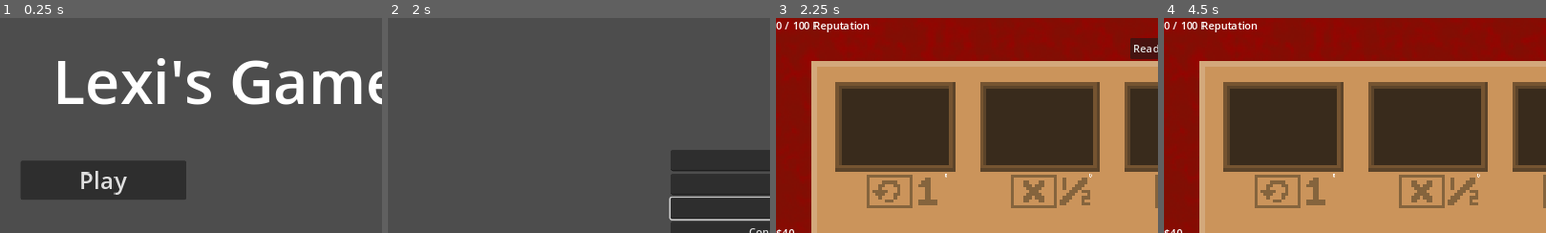
Above: before the commit, frames 1-4 (left to right).
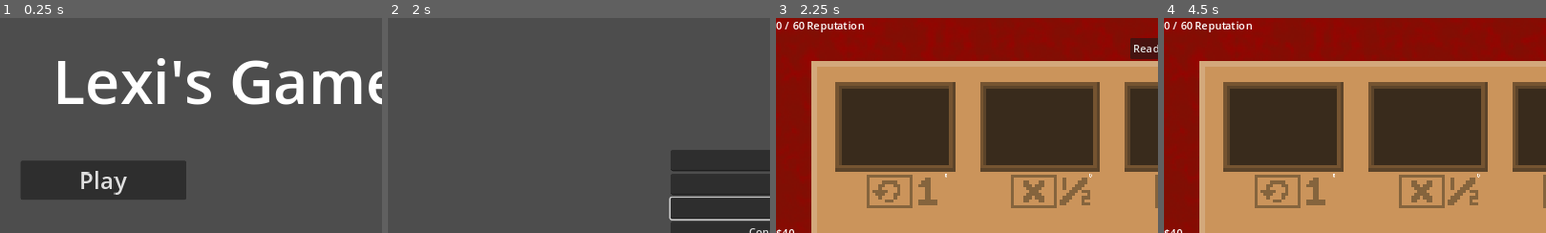
Above: after the commit, the same moments.

Repository: sowelilekusi/bordello
Game: Godot game, scene res://Scenes/main_menu.tscn
The game is run twice, just before and just after one commit, with the same random seed, the same clock (stepped at 60 frames per second) and the same inputs.
Inputs (mouse positions are % of the whole screen's width and height, from its top left):
- Up to frame 1 (0.25 s): no input
- Up to frame 2 (2 s): click "Play" at 0.5 s; click (50, 33) at 1.27 s; type "Alex" at 1.35 s; click (50, 39) at 1.5 s; type "12" at 1.58 s; click (50, 44) at 1.73 s; type "12" at 1.82 s
- Up to frame 3 (2.25 s): click "Host" at 2 s
- Up to frame 4 (4.5 s): click (11, 98) at 2.77 s; type "12" at 2.85 s; click "Hire Worker" at 3.5 s; click "Ready" at 4.25 s
The pictures show only the part of the screen within x 0-50%, y 0-50%; the shares and areas given below are measured in that part.

Frames 1-2 are identical in both runs. In frame 3, 0.4% of the frame differs, in the area x 4-25%, y 1-7%; in frame 4, 0.4%.
Error before the commit: Invalid call. Nonexistent function 'slide_to_position' in base 'Nil'. (res://Scripts/player_controller.gd:32)
Error after the commit: Invalid call. Nonexistent function 'slide_to_position' in base 'Nil'. (res://Scripts/player_controller.gd:33)

Commit message:
added basic hire functionality

Diff:
--- a/Scenes/client_card.tscn
+++ b/Scenes/client_card.tscn
@@ -225,8 +225,9 @@
 
 [node name="watch" type="TextureRect" parent="."]
 visible = false
-offset_right = 350.0
-offset_bottom = 250.0
+offset_top = -136.0
+offset_right = 350.0
+offset_bottom = 114.0
 texture = ExtResource("9_uqpfx")
 
 [node name="time1" type="TextureRect" parent="watch"]
--- a/Scenes/human_player.tscn
+++ b/Scenes/human_player.tscn
@@ -236,8 +236,9 @@
 layout_mode = 0
 offset_right = 40.0
 offset_bottom = 23.0
-text = "0 / 100 Reputation"
+text = "0 / 60 Reputation"
 
 [connection signal="pressed" from="CanvasLayer/UI/Confirm" to="." method="_on_confirm_pressed"]
 [connection signal="pressed" from="CanvasLayer/UI/HBoxContainer/LobbyReadyButton" to="." method="_on_lobby_ready_button_pressed"]
+[connection signal="pressed" from="CanvasLayer/UI/Hire" to="." method="_on_hire_pressed"]
 [connection signal="text_submitted" from="CanvasLayer/UI/VBoxContainer/LineEdit" to="." method="_on_line_edit_text_submitted"]
--- a/Scenes/player_board.tscn
+++ b/Scenes/player_board.tscn
@@ -5,13 +5,14 @@
 [ext_resource type="PackedScene" uid="uid://y2i3u6n1oowh" path="res://Scenes/deck.tscn" id="3_ypq4b"]
 [ext_resource type="PackedScene" uid="uid://baoec8cqmedf6" path="res://Scenes/worker_slot.tscn" id="4_o73ea"]
 
-[node name="PlayerBoard" type="Node2D" node_paths=PackedStringArray("poor_deck", "good_deck", "great_deck", "shift_deck", "slots")]
+[node name="PlayerBoard" type="Node2D" node_paths=PackedStringArray("poor_deck", "good_deck", "great_deck", "shift_deck", "slots", "client_view_position")]
 script = ExtResource("1_dj0oi")
 poor_deck = NodePath("PoorDeck")
 good_deck = NodePath("GoodDeck")
 great_deck = NodePath("GreatDeck")
 shift_deck = NodePath("ShiftDeck")
 slots = [NodePath("Slot1"), NodePath("Slot2"), NodePath("Slot3"), NodePath("Slot4")]
+client_view_position = NodePath("ClientViewPosition")
 
 [node name="Sprite2D" type="Sprite2D" parent="."]
 texture = ExtResource("2_rx76r")
@@ -43,3 +44,6 @@
 
 [node name="Slot4" parent="." instance=ExtResource("4_o73ea")]
 position = Vector2(785, 235)
+
+[node name="ClientViewPosition" type="Node2D" parent="."]
+position = Vector2(296, -194)
--- a/Scripts/PlayerBoard.gd
+++ b/Scripts/PlayerBoard.gd
@@ -1,15 +1,18 @@
 class_name PlayerBoard
 extends Node2D
+
+signal clients_discarded(cards: Array[NodePath])
 
 var player_info = {}
 var workers = []
 var roster = []
-signal clients_discarded(cards: Array[NodePath])
+
 @export var poor_deck: Deck
 @export var good_deck: Deck
 @export var great_deck: Deck
 @export var shift_deck: Deck
 @export var slots: Array[Workspace] = []
+@export var client_view_position: Node2D
 
 
 func add_to_roster(node_paths):
@@ -20,6 +23,14 @@
 	for x in 4:
 		if x < roster.size():
 			slots[x].add_worker(roster[x])
+
+
+func empty_slots() -> int:
+	var x = 0
+	for i in slots:
+		if i.worker == null:
+			x += 1
+	return x
 
 
 func draw_client():
--- a/Scripts/client.gd
+++ b/Scripts/client.gd
@@ -39,10 +39,6 @@
 	for x in time_button_sprites.size():
 		if time_slots[x] == true:
 			time_button_sprites[x].visible = true
-	$front/Slice1.visible = false
-	$front/Slice2.visible = false
-	$front/Slice3.visible = false
-	$front/Slice4.visible = false
 	if time_slots[0] == true:
 		$front/Slice1.visible = true
 	if time_slots[1] == true:
@@ -58,7 +54,7 @@
 			continue
 		icon_list[x - 1].set_service(services[x])
 		icon_list[x - 1].visible = true
-	good_threshold = 10 - (5 - services.size())
+	good_threshold = 10 - (6 - services.size())
 	medium_threshold = 4
 	if time_slots[3] == false:
 		good_threshold -= 1
--- a/Scripts/game.gd
+++ b/Scripts/game.gd
@@ -35,6 +35,7 @@
 var _player_scene = preload("res://Scenes/player_board.tscn")
 var _human_scene = preload("res://Scenes/human_player.tscn")
 var _bot_scene = preload("res://Scenes/bot_player.tscn")
+
 
 func _ready() -> void:
 	_load_workers()
@@ -107,6 +108,7 @@
 			controller.chat_message_submitted.connect(message)
 			controller.workers_discarded.connect(discard_workers)
 			controller.workers_kept.connect(board.add_to_roster)
+			controller.hire_pressed.connect(hire)
 			var player_info = {}
 			player_info["id"] = id
 			player_info["username"] = username
@@ -214,7 +216,6 @@
 			player.rpc("update_ready_label", readied_players.size(), players.size())
 		for player in players:
 			rpc("draft_clients", player.player_info["username"])
-			#await clients_drafted
 		rpc("start_turn")
 
 
@@ -242,6 +243,11 @@
 	shuffle_sync_recieved.emit()
 
 
+func hire(player):
+	if is_multiplayer_authority():
+		rpc("draft_workers", player, 4, 1)
+
+
 @rpc("call_local", "reliable")
 func draft_workers(player, draw_amount, pick_amount):
 	var cards = []
@@ -266,9 +272,9 @@
 		if player_controller.player_info["username"] == player:
 			controller = player_controller
 	var cards_to_draw = 4
-	if controller.reputation_points >= 30:
+	if controller.reputation_points >= 20:
 		cards_to_draw += 4
-	if controller.reputation_points >= 60:
+	if controller.reputation_points >= 40:
 		cards_to_draw += 4
 	for x in cards_to_draw - controller.board.shift_deck.cards.size():
 		if client_deck.cards.size() == 0:
--- a/Scripts/human_controller.gd
+++ b/Scripts/human_controller.gd
@@ -99,6 +99,8 @@
 
 func start_turn():
 	super()
+	$CanvasLayer/UI/Hire.visible = false
+	$CanvasLayer/UI/Label.visible = false
 
 
 @rpc("call_local", "reliable")
@@ -109,10 +111,12 @@
 
 func end_of_round():
 	super()
-	$CanvasLayer/UI/Reputation.text = str(reputation_points) + " / 100 Reputation"
+	$CanvasLayer/UI/Reputation.text = str(reputation_points) + " / 60 Reputation"
 	game_started = 1
 	ready_button.visible = true
 	ready_label.visible = true
+	$CanvasLayer/UI/Hire.visible = true
+	$CanvasLayer/UI/Label.visible = true
 
 
 func update_money():
@@ -141,3 +145,9 @@
 func confirm_draft():
 	super()
 	ready_button.visible = true
+
+
+func _on_hire_pressed() -> void:
+	print("hire button pushed")
+	rpc("attempt_hire")
+	update_money()
--- a/Scripts/player_controller.gd
+++ b/Scripts/player_controller.gd
@@ -5,6 +5,7 @@
 signal workers_kept
 signal turn_finished
 signal round_finished(int)
+signal hire_pressed(String)
 
 var player_info
 @export var hand_position: Node2D
@@ -58,7 +59,7 @@
 func select_workspace(workspace):
 	if not is_multiplayer_authority():
 		return false
-	if current_client == null or workspace.worker == null:
+	if current_client == null or workspace.worker == null or workspace.worker.stress >= workspace.worker.capacity:
 		return false
 	if workspace == current_workspace or workspace.client != null:
 		return false
@@ -113,7 +114,10 @@
 
 func start_turn():
 	current_client = board.shift_deck.draw_card()
-	current_client.slide_to_position(board.global_position.x, board.global_position.y, 0.0, 0.3)
+	var pos: Vector2
+	pos.x = board.client_view_position.global_position.x
+	pos.y = board.client_view_position.global_position.y
+	current_client.slide_to_position(pos.x, pos.y, 0.0, 0.3)
 	current_client.turn_front()
 
 
@@ -137,3 +141,12 @@
 	if board.shift_deck.cards.size() == 0:
 		end_of_round()
 	turn_finished.emit()
+
+
+@rpc("call_local", "reliable")
+func attempt_hire():
+	if board.empty_slots() < 1 or money < 50:
+		return
+	print("attempt hire didnt fail")
+	money -= 50
+	hire_pressed.emit(player_info["username"])
--- a/Scripts/worker.gd
+++ b/Scripts/worker.gd
@@ -1,21 +1,23 @@
 class_name Worker
 extends Card
 
+signal card_clicked(card)
+
 var title = "New Card"
-var max_supers = 2
 var capacity = 8
 var stress = 0
-signal card_clicked(card)
+var in_hand = false
+var hand_ratio
+var hand_position = Vector2(0, 0)
+var hovered = false
+
 @export var spread_curve : Curve
 @export var height_curve : Curve
 @export var rotation_curve : Curve
 @export var hand_width : float
 @export var hand_height : float
 @export var hand_rotation : float
-var in_hand = false
-var hand_ratio
-var hand_position = Vector2(0, 0)
-var hovered = false
+
 
 func _process(delta):
 	if sliding:
@@ -29,6 +31,7 @@
 		position.x = hand_position.x + spread_curve.sample(hand_ratio) * (hand_width + (hand_width * 0.2))
 		rotation = rotation_curve.sample(hand_ratio) * (hand_rotation + (hand_rotation * 0.2))
 
+
 func get_icon(x):
 	var y = 32
 	if x > 8:
@@ -36,6 +39,7 @@
 	else:
 		y += x * 32
 	return y
+
 
 func setup(_title, _capacity, _services):
 	if _title != "":
@@ -91,10 +95,12 @@
 	if event is InputEventMouseButton and event.pressed:
 		emit_signal("card_clicked", self)
 
+
 func increase_stress(amount) -> bool:
 	stress += amount
 	$Label.text = str(stress)
 	return stress > capacity
+
 
 func decrease_stress(amount):
 	stress -= amount
--- a/Scripts/workspace.gd
+++ b/Scripts/workspace.gd
@@ -54,16 +54,23 @@
 
 
 func time_step(skip_ahead: bool):
-	if worker == null or client == null:
+	if worker == null and client == null:
 		return null
-	client.turns_left -= 1
-	if skip_ahead:
-		client.turns_left = 0
-	client.update_counter()
-	if client.turns_left > 0:
-		return null
+	elif worker != null and client == null:
+		worker.decrease_stress(1)
 	else:
-		return remove_client()
+		if skip_ahead:
+			worker.decrease_stress(client.turns_left)
+			client.turns_left = 0
+		else:
+			worker.increase_stress(1)
+			client.turns_left -= 1
+		client.update_counter()
+		if client.turns_left > 0:
+			return null
+		else:
+			return remove_client()
+	return null
 
 
 func _on_area2d_input_event(_viewport: Node, event: InputEvent, _shape_idx: int) -> void:
Not shown, changed: export_presets.cfg
